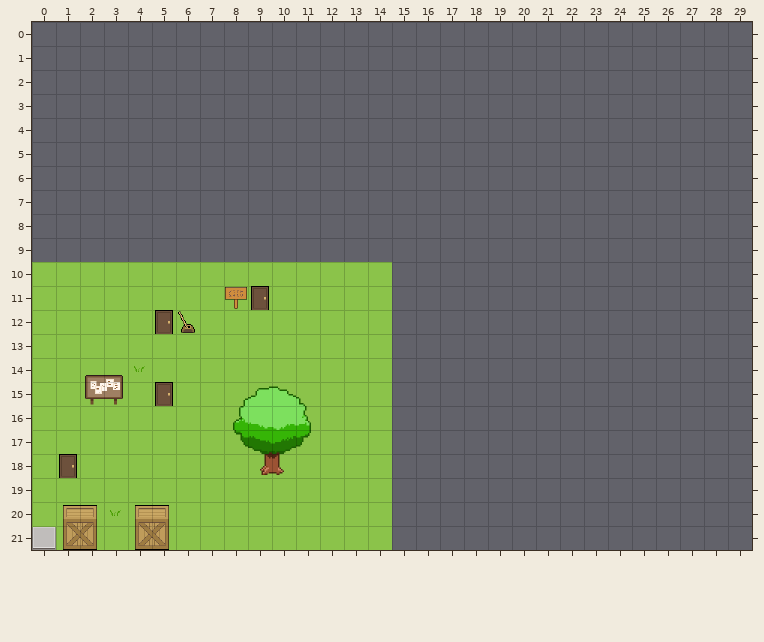
A Tiled map gets an edit: src/main/resources/tiledMaps/grass.tmx. Above, as it was before the edit.
Cells are 32x32 px. Shown: x 0..29, y 0..21.
After the commit:
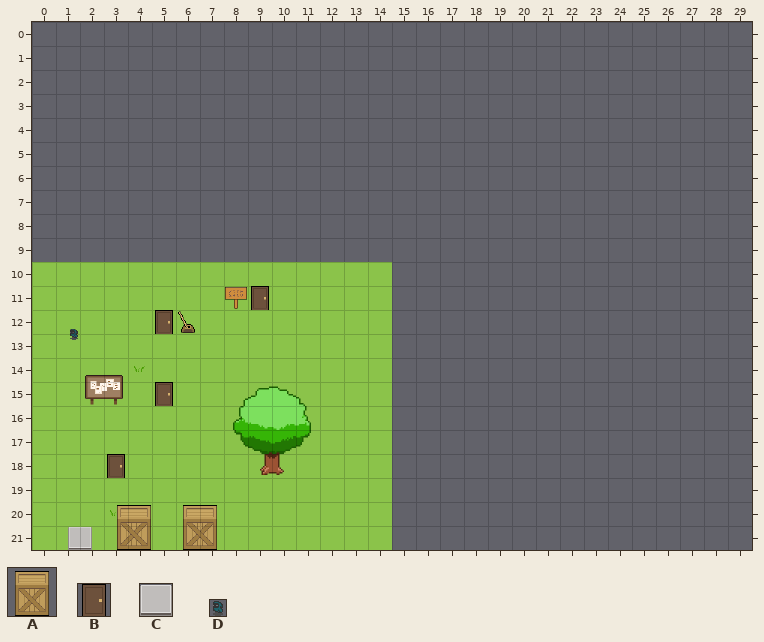
Key: from "64Objects": A 0; from "o": B 4 "Door", C 5 "PressurePlate"; from "sprites": D 1 "Phantom".
Objects are placed by their top-left corner, in cells (3,4 is the top-left corner of cell 3,4); size is 1x1 cell unless given.
The exact change:
Layer "Objects":
Object B "Door" at 1,18 becomes B "Door" at 3,18.
Object A at 1,20 size 2x2 becomes A at 3.2,20 size 2x2.
Object A at 4,20 size 2x2 becomes A at 6,20 size 2x2.
Object C "PressurePlate" at 0,21 becomes C "PressurePlate" at 1.5,21.
Layer "Enemies" (added):
A new object: D "Phantom" at 1.5,12.8 size 0.5x0.5.
Changed places in both pictures, as pixel boxes (x1, y1, x2, y2):
added: (70, 329, 78, 340)
old place: (59, 454, 77, 478)
new place: (107, 454, 125, 478)
changed: (32, 505, 97, 550)
changed: (117, 505, 217, 550)
